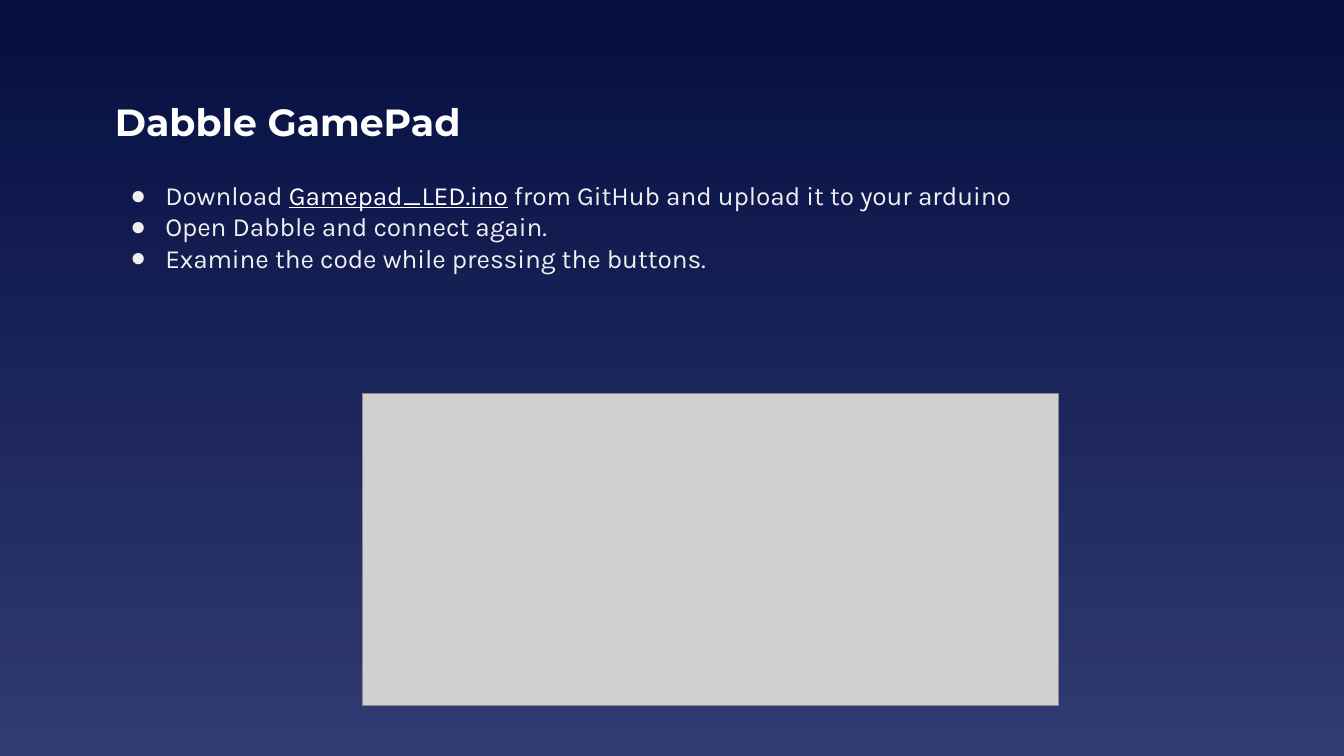
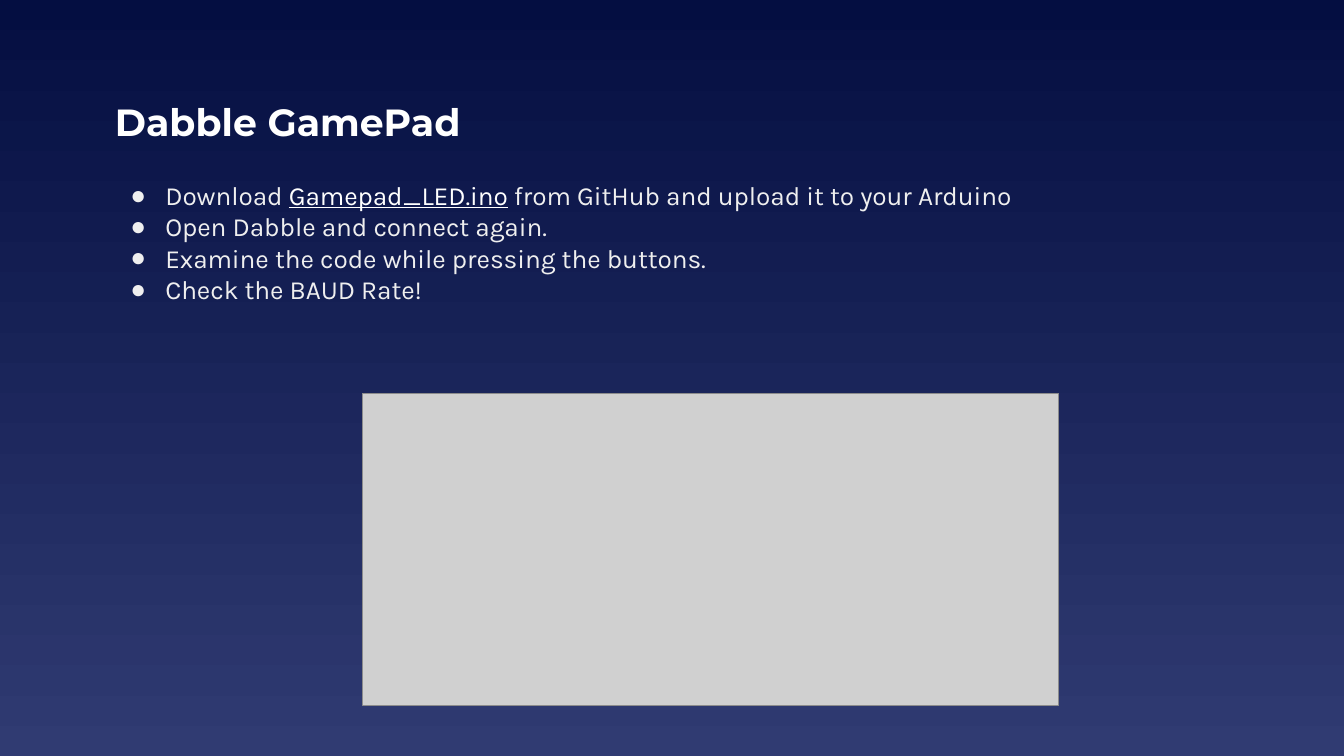
Before and after one commit to EELabMan/Arduino-9-Bluetooth, a slide deck: slide 20 of UTA EE Labs - Bluetooth.pptx. Drawn at 1344x756 pixels with LibreOffice and Linux fonts; fonts in the diff are those of the drawing; grey boxes stand for pictures. Boxes give left, top, right and bottom in pixels: in the first picture for what was removed or moved away, otherwise in the second. Text is boxed around its words. In the diff, an @@ line names an element or a change of style, - is before the commit and + after.

```diff
--- a/UTA EE Labs - Bluetooth.pptx
+++ b/UTA EE Labs - Bluetooth.pptx
@@ text at (165, 187, 1011, 212): text changed @@
-● Download Gamepad_LED.ino from GitHub and upload it to your arduino
+● Download Gamepad_LED.ino from GitHub and upload it to your Arduino
@@ text at (165, 281, 422, 300): paragraph added @@
+● Check the BAUD Rate!
```
Also in this commit, not shown: 5 other slides changed.
